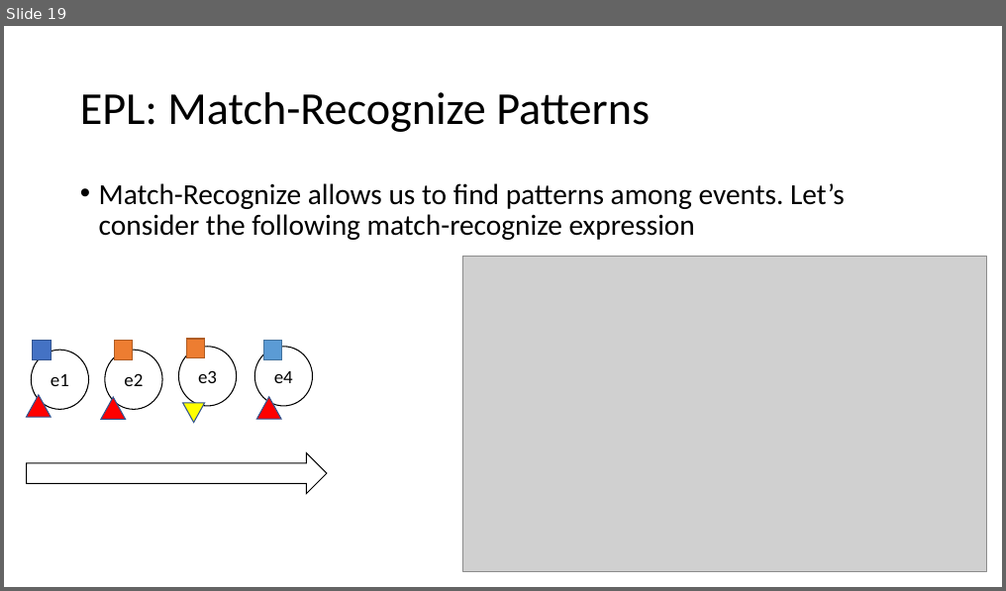
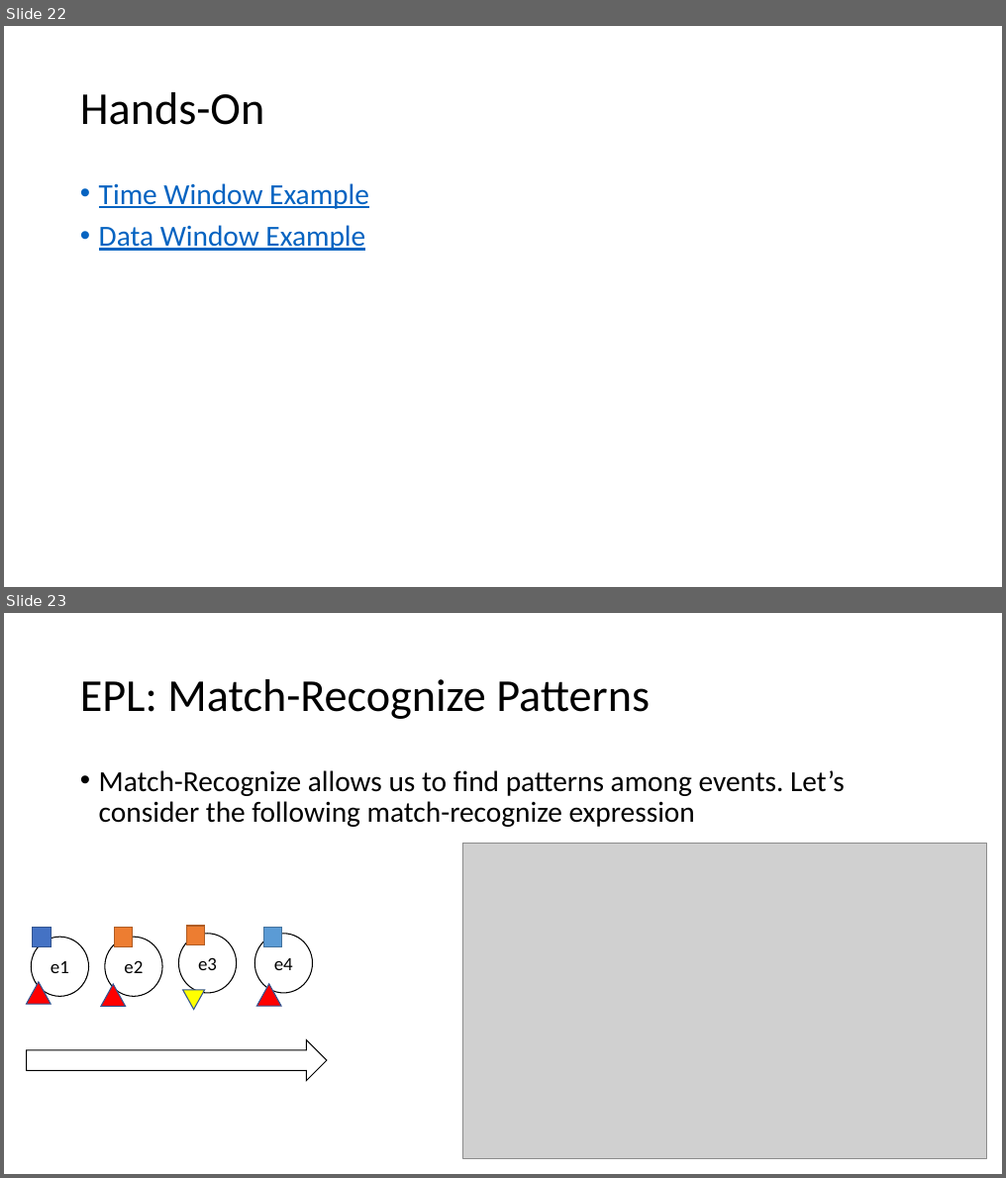
Before and after one commit to enercom25/sem3_24, a slide deck: CEPSem2024.pptx. Shown one above the other, each under a label of ours: slide 19 before the commit, slides 22 and 23 after it. The pictures are 1006x591 and 1006x1178 pixels, drawn with LibreOffice and Linux fonts; fonts in the diff are those of the drawing; grey boxes stand for pictures. Boxes give left, top, right and bottom in pixels: in the first picture for what was removed or moved away, otherwise in the second. Text is boxed around its words. In the diff, an @@ line names an element or a change of style, - is before the commit and + after.

```diff
--- a/CEPSem2024.pptx
+++ b/CEPSem2024.pptx
@@ slide 22 added at (4, 26, 1002, 587), background #FFFFFF @@
@@ title added at (80, 92, 264, 125), 44 pt, text #000000 @@
+Hands-On
@@ text added at (99, 183, 369, 251), 28 pt, text #0563C1, underline @@
+• Time Window Example
+• Data Window Example
@@ what was slide 19 is now slide 23 @@
```
Also in this commit, not shown: 4 slides changed, 10 other slides added.
